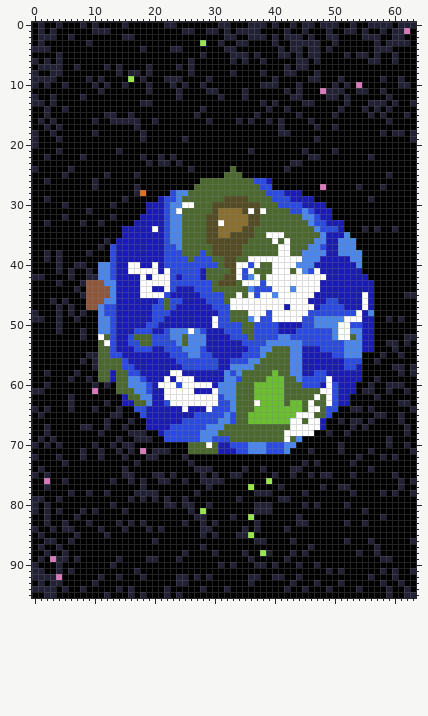
Pixel-art file: Assets/Planet Cards/Verdurous.aseprite. That is the earlier state.
64x96 pixels, 1 frame.
After the commit:
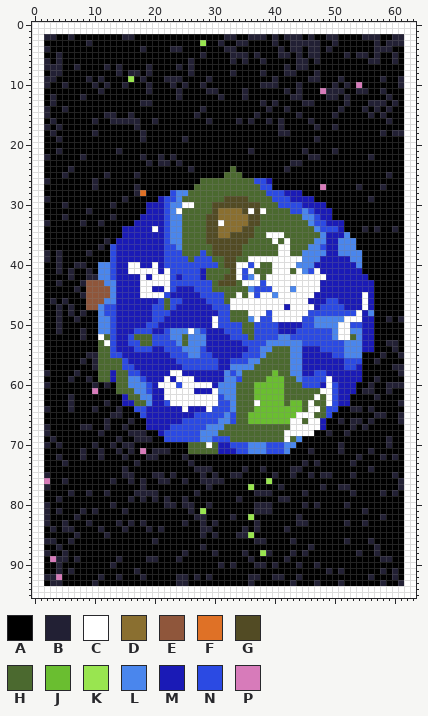
Palette (. is transparent): A #000000  B #222034  C #ffffff  D #8a6f30  E #8f563b  F #df7126  G #524b24  H #4b692f  J #6abe30  K #99e550  L #4a86ed  M #1a1ab6  N #2b4ae3  P #d77bba
The exact change:
Changed rows in their new state; - is an unchanged pixel.
Layer "Planet":
first column x 0:
 0 CCCCCCCCCCCCCCCCCCCCCCCCCCCCCCCCCCCCCCCCCCCCCCCCCCCCCCCCCCCCCCCC
 1 CCCCCCCCCCCCCCCCCCCCCCCCCCCCCCCCCCCCCCCCCCCCCCCCCCCCCCCCCCCCCCCC
 2 CC------------------------------------------------------------CC
 3 CC------------------------------------------------------------CC
 4 CC------------------------------------------------------------CC
 5 CC------------------------------------------------------------CC
 6 CC------------------------------------------------------------CC
 7 CC------------------------------------------------------------CC
 8 CC------------------------------------------------------------CC
 9 CC------------------------------------------------------------CC
10 CC------------------------------------------------------------CC
11 CC------------------------------------------------------------CC
12 CC------------------------------------------------------------CC
13 CC------------------------------------------------------------CC
14 CC------------------------------------------------------------CC
15 CC------------------------------------------------------------CC
16 CC------------------------------------------------------------CC
17 CC------------------------------------------------------------CC
18 CC------------------------------------------------------------CC
19 CC------------------------------------------------------------CC
20 CC------------------------------------------------------------CC
21 CC------------------------------------------------------------CC
22 CC------------------------------------------------------------CC
23 CC------------------------------------------------------------CC
24 CC------------------------------------------------------------CC
25 CC------------------------------------------------------------CC
26 CC------------------------------------------------------------CC
27 CC------------------------------------------------------------CC
28 CC------------------------------------------------------------CC
29 CC------------------------------------------------------------CC
30 CC------------------------------------------------------------CC
31 CC------------------------------------------------------------CC
32 CC------------------------------------------------------------CC
33 CC------------------------------------------------------------CC
34 CC------------------------------------------------------------CC
35 CC------------------------------------------------------------CC
36 CC------------------------------------------------------------CC
37 CC------------------------------------------------------------CC
38 CC------------------------------------------------------------CC
39 CC------------------------------------------------------------CC
40 CC------------------------------------------------------------CC
41 CC------------------------------------------------------------CC
42 CC------------------------------------------------------------CC
43 CC------------------------------------------------------------CC
44 CC------------------------------------------------------------CC
45 CC------------------------------------------------------------CC
46 CC------------------------------------------------------------CC
47 CC------------------------------------------------------------CC
48 CC------------------------------------------------------------CC
49 CC------------------------------------------------------------CC
50 CC------------------------------------------------------------CC
51 CC------------------------------------------------------------CC
52 CC------------------------------------------------------------CC
53 CC------------------------------------------------------------CC
54 CC------------------------------------------------------------CC
55 CC------------------------------------------------------------CC
56 CC------------------------------------------------------------CC
57 CC------------------------------------------------------------CC
58 CC------------------------------------------------------------CC
59 CC------------------------------------------------------------CC
60 CC------------------------------------------------------------CC
61 CC------------------------------------------------------------CC
62 CC------------------------------------------------------------CC
63 CC------------------------------------------------------------CC
64 CC------------------------------------------------------------CC
65 CC------------------------------------------------------------CC
66 CC------------------------------------------------------------CC
67 CC------------------------------------------------------------CC
68 CC------------------------------------------------------------CC
69 CC------------------------------------------------------------CC
70 CC------------------------------------------------------------CC
71 CC------------------------------------------------------------CC
72 CC------------------------------------------------------------CC
73 CC------------------------------------------------------------CC
74 CC------------------------------------------------------------CC
75 CC------------------------------------------------------------CC
76 CC------------------------------------------------------------CC
77 CC------------------------------------------------------------CC
78 CC------------------------------------------------------------CC
79 CC------------------------------------------------------------CC
80 CC------------------------------------------------------------CC
81 CC------------------------------------------------------------CC
82 CC------------------------------------------------------------CC
83 CC------------------------------------------------------------CC
84 CC------------------------------------------------------------CC
85 CC------------------------------------------------------------CC
86 CC------------------------------------------------------------CC
87 CC------------------------------------------------------------CC
88 CC------------------------------------------------------------CC
89 CC------------------------------------------------------------CC
90 CC------------------------------------------------------------CC
91 CC------------------------------------------------------------CC
92 CC------------------------------------------------------------CC
93 CC------------------------------------------------------------CC
94 CCCCCCCCCCCCCCCCCCCCCCCCCCCCCCCCCCCCCCCCCCCCCCCCCCCCCCCCCCCCCCCC
95 CCCCCCCCCCCCCCCCCCCCCCCCCCCCCCCCCCCCCCCCCCCCCCCCCCCCCCCCCCCCCCCC
